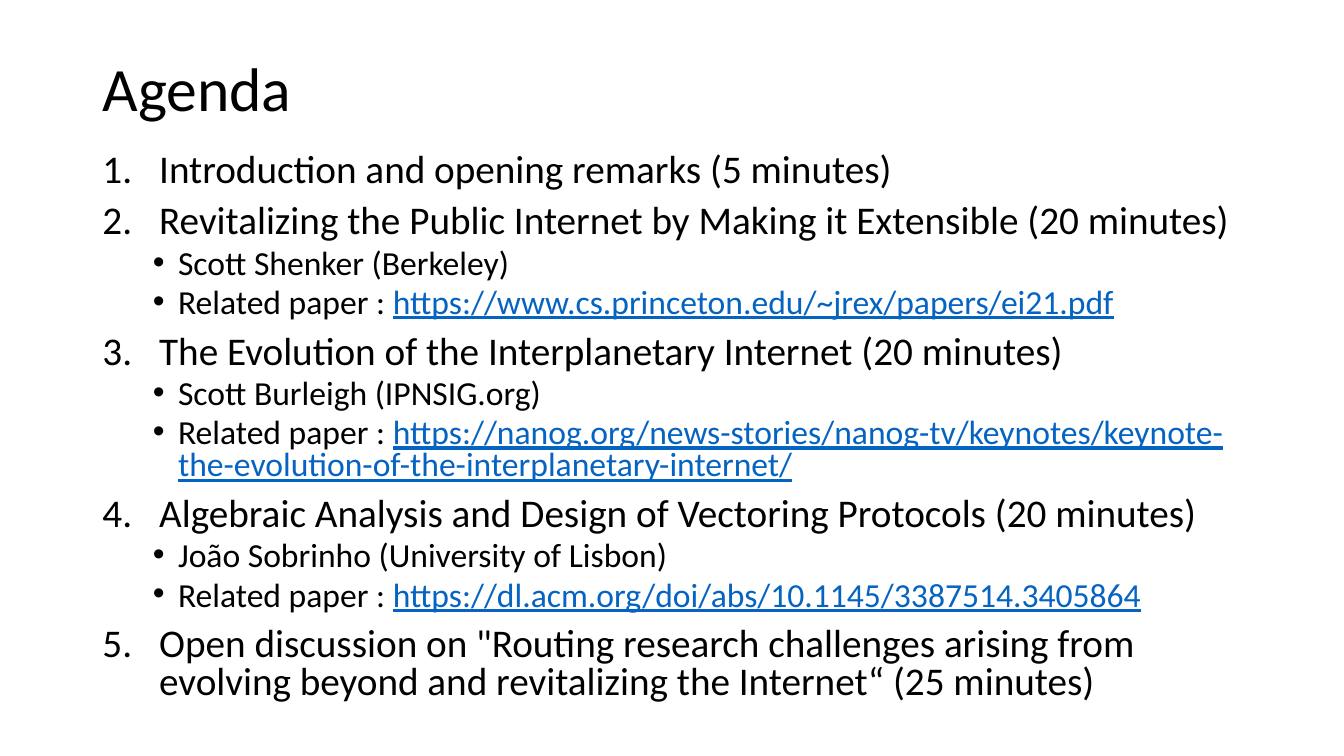
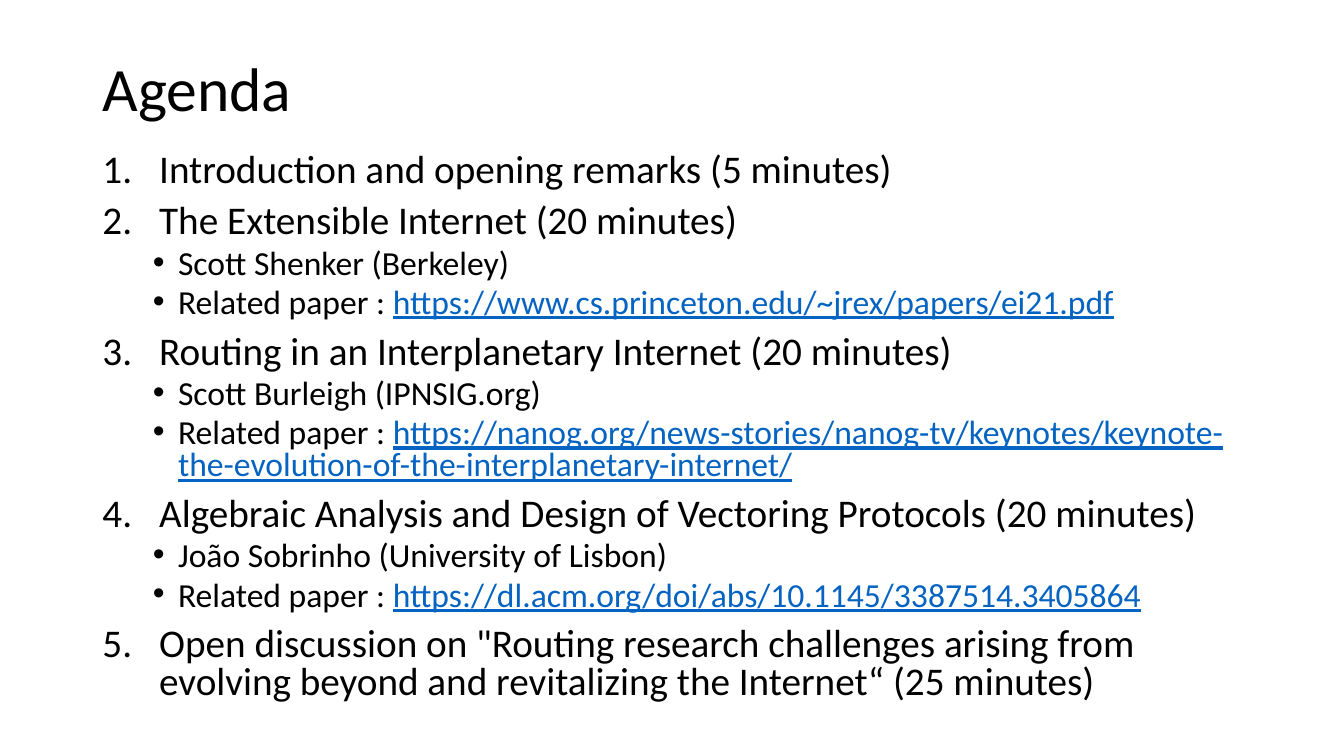
Before and after one commit to danielkinguk/sarah, a slide deck: slide 6 of IETF-111/Materials/SideMeetingModerator.pptx. Drawn at 1344x756 pixels with LibreOffice and Linux fonts; fonts in the diff are those of the drawing. Boxes give left, top, right and bottom in pixels: in the first picture for what was removed or moved away, otherwise in the second. Text is boxed around its words. In the diff, an @@ line names an element or a change of style, - is before the commit and + after.

```diff
--- a/IETF-111/Materials/SideMeetingModerator.pptx
+++ b/IETF-111/Materials/SideMeetingModerator.pptx
@@ text at box(159, 205, 737, 240): text changed @@
-2. Revitalizing the Public Internet by Making it Extensible (20 minutes)
+2. The Extensible Internet (20 minutes)
@@ text at box(159, 336, 952, 372): text changed @@
-3. The Evolution of the Interplanetary Internet (20 minutes)
+3. Routing in an Interplanetary Internet (20 minutes)
```
